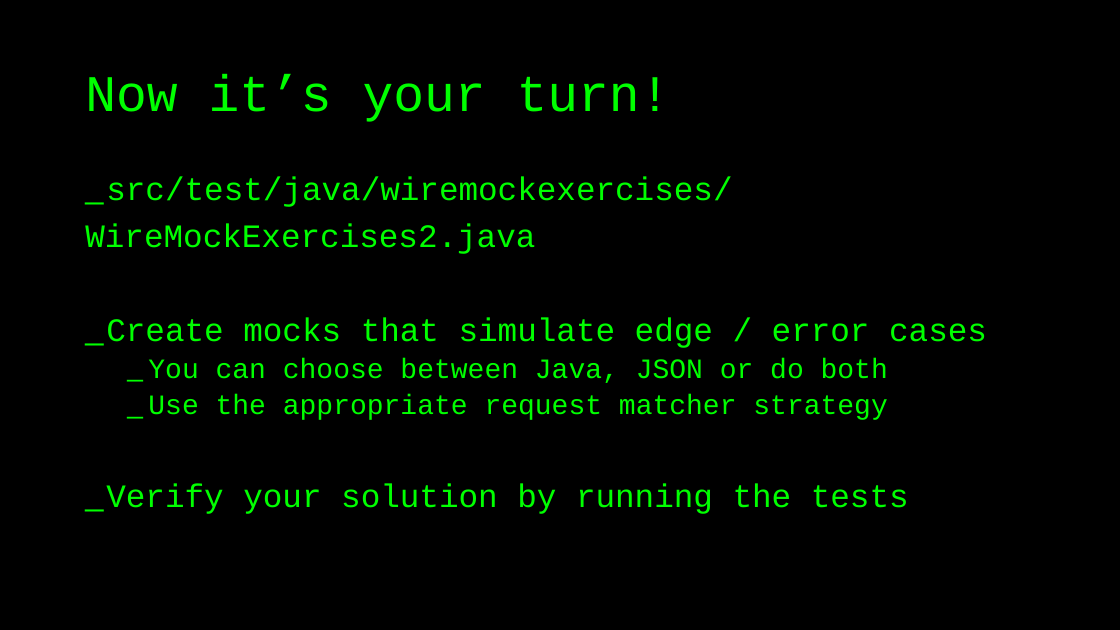
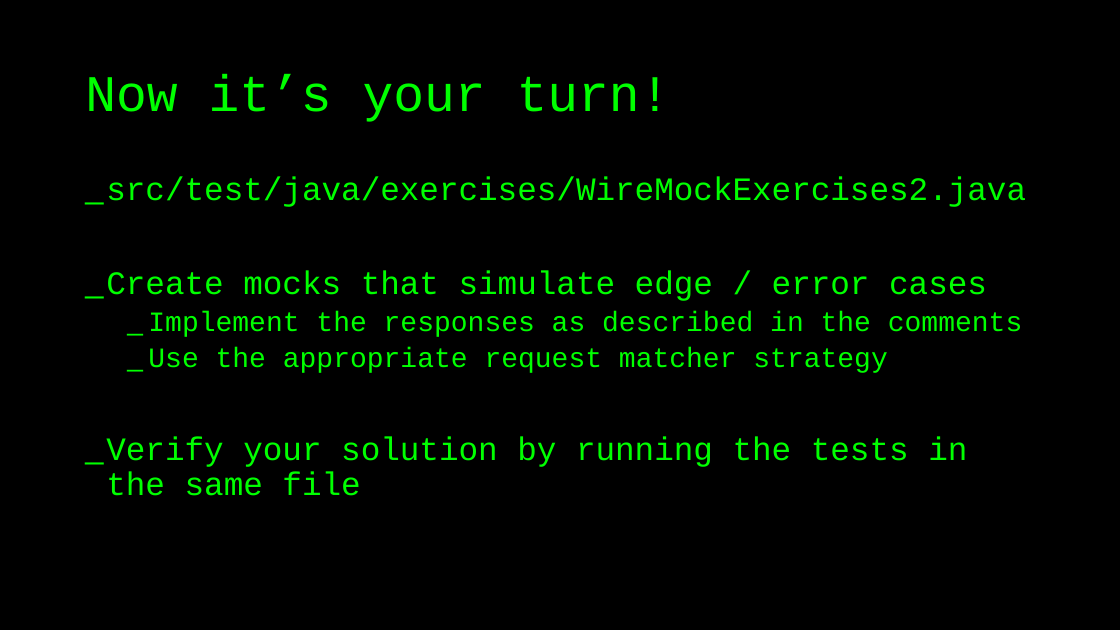
Before and after one commit to basdijkstra/wiremock-workshop, a slide deck: slide 34 of wiremock_workshop.pptx (slide 36 before the commit). Drawn at 1120x630 pixels with LibreOffice and Linux fonts; fonts in the diff are those of the drawing. Boxes give left, top, right and bottom in pixels: in the first picture for what was removed or moved away, otherwise in the second. Text is boxed around its words. In the diff, an @@ line names an element or a change of style, - is before the commit and + after.

```diff
--- a/wiremock_workshop.pptx
+++ b/wiremock_workshop.pptx
@@ text at (106,176,1026,207): text changed @@
-_ src/test/java/wiremockexercises/
-WireMockExercises2.java
+_ src/test/java/exercises/WireMockExercises2.java
@@ text at (148,311,1022,337): text changed @@
-  _ You can choose between Java, JSON or do both
+  _ Implement the responses as described in the comments
@@ text at (106,436,967,496): text changed @@
-_ Verify your solution by running the tests
+_ Verify your solution by running the tests in the same file
```
Also in this commit, not shown: 19 other slides changed, 36 slides added, 4 slides removed, 2 other files.
